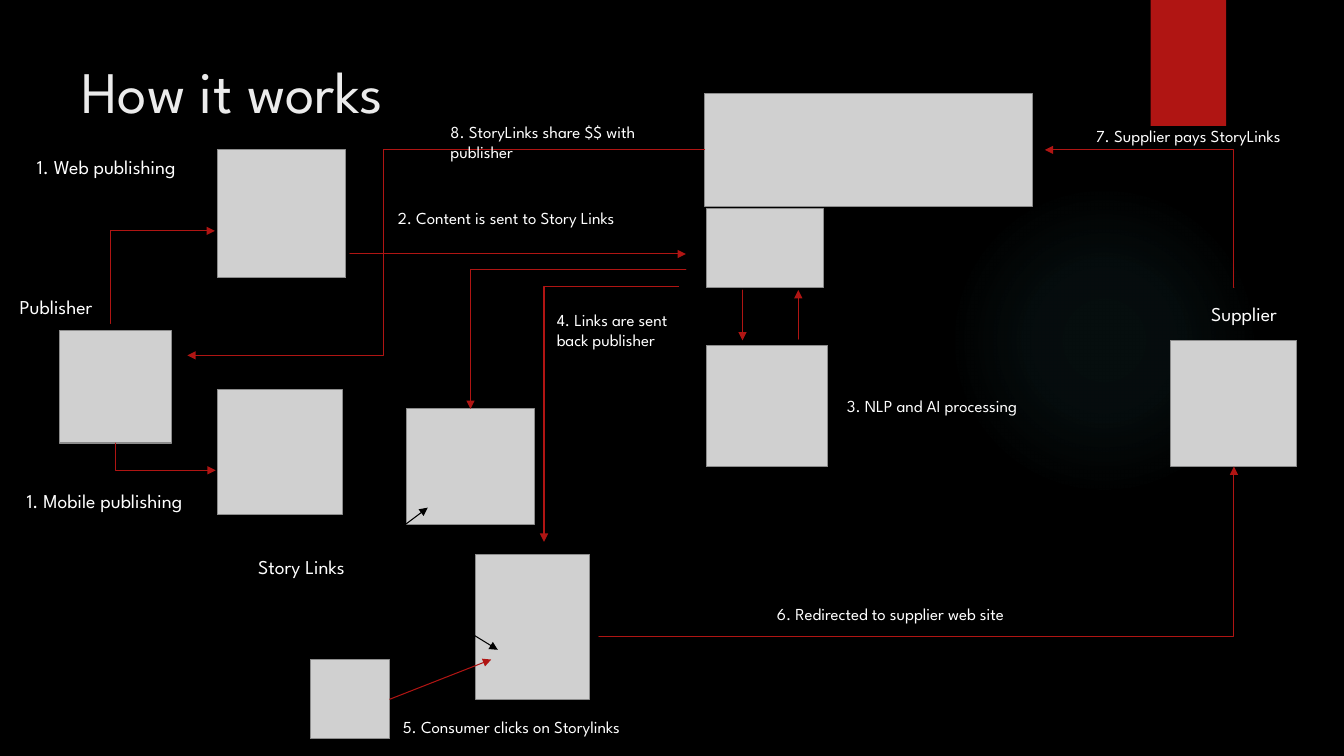
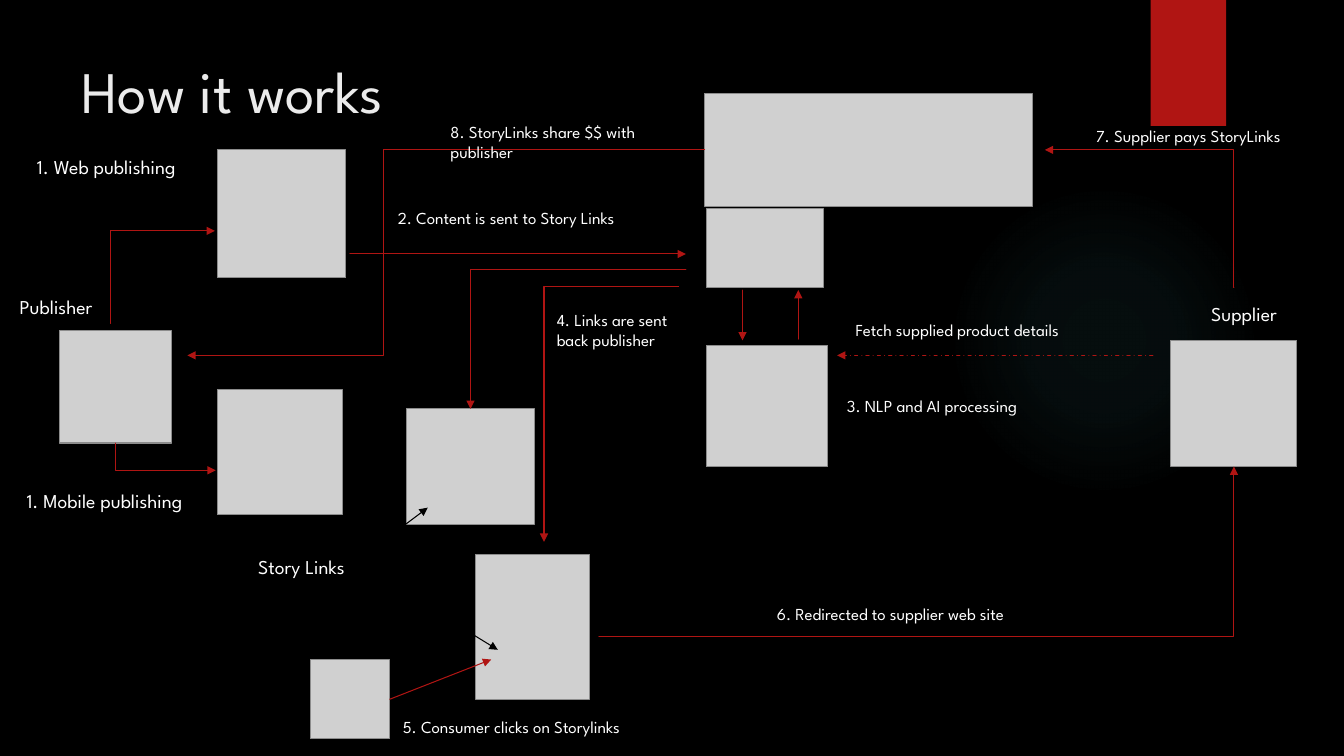
Before and after one commit to techspectations/Pinnacle, a slide deck: slide 4 of What is StoryLinks/StoryLinks.pptx. Drawn at 1344x756 pixels with LibreOffice and Linux fonts; fonts in the diff are those of the drawing; grey boxes stand for pictures; background and template pictures are left out. Boxes give left, top, right and bottom in pixels: in the first picture for what was removed or moved away, otherwise in the second. Text is boxed around its words. In the diff, an @@ line names an element or a change of style, - is before the commit and + after.

Commit message:
Update PPT

```diff
--- a/What is StoryLinks/StoryLinks.pptx
+++ b/What is StoryLinks/StoryLinks.pptx
@@ text added at [856, 324, 1059, 340], 12 pt, text #FFFFFF @@
+Fetch supplied product details
@@ arrow added from (1153, 356) to (837, 356), #B01513 0.75 pt dashed @@
```
